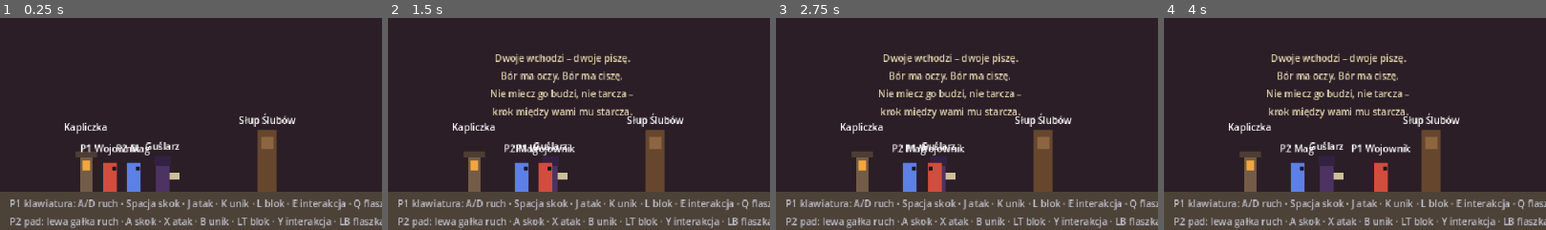
Above: before the commit, frames 1-4 (left to right).
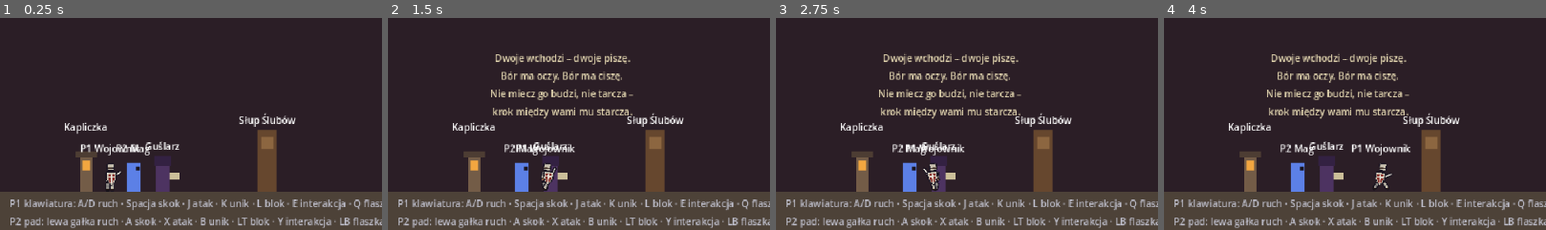
Above: after the commit, the same moments.

Repository: KrystianRodziewicz/KryLex
Game: Godot game, scene res://scenes/main.tscn
The game is run twice, just before and just after one commit, with the same random seed, the same clock (stepped at 60 frames per second) and the same inputs.
Inputs:
- Up to frame 1 (0.25 s): no input
- Up to frame 2 (1.5 s): hold D (kb_move_right) from 0.53 s (still down); tap J (kb_attack) at 0.6 s; tap L (kb_block) at 1.35 s
- Up to frame 3 (2.75 s): release D (kb_move_right) at 2.03 s; hold A (kb_move_left) from 2.03 s (still down); tap E (kb_interact) at 2.1 s
- Up to frame 4 (4 s): release A (kb_move_left) at 2.78 s; hold D (kb_move_right) from 2.78 s (still down); tap J (kb_attack) at 2.85 s; tap L (kb_block) at 3.6 s
The pictures show only the part of the screen within x 0-50%, y 50-100%; the shares and areas given below are measured in that part.

The runs differ from the first frame. In frame 1, 0.5% of the frame differs, in the area x 27-32%, y 68-82%; in frame 2, 0.6%, in the area x 39-45%, y 68-82%; in frame 3, 0.5%; in frame 4, 0.5%.

Commit message:
Add paper-doll knight rig for the Warrior
First real character art, as a trial of code-driven animation: the Warrior
is assembled from small pixel parts (helmet, breastplate with tabard, mail
arms, greaves, sword, kite shield) and animated with keyframes on joint
rotations in an AnimationPlayer built in code.

- tools/art/make_warrior_parts.py generates the part PNGs from ASCII maps
  with a shared palette (no image library needed); assets/sprites/warrior
- PlayerRig interface: the Player only asks for play(name, duration), so
  attack and dodge timing still come from PlayerStats; BlockRig keeps the
  graybox rectangles for the Mage
- WarriorRig: idle, run, jump, fall, attack, dodge, block, block_walk,
  hurt, knockdown, dead; sword blade continues the arm, shield stays
  vertical via counter-rotated hand, no restart of a running animation,
  short blends between poses, no blend after a full roll
- Warrior dodge slowed to a 0.45 s somersault in player_warrior.tres
- tools/anim_preview.tscn shows every animation in a grid for review

Co-Authored-By: Claude Fable 5.1 <noreply@anthropic.com>

Diff:
--- a/resources/balance/player_stats.gd
+++ b/resources/balance/player_stats.gd
@@ -10,6 +10,8 @@
 @export var color: Color = Color.WHITE
 ## Blok ma tylko klasa z tarczą (README, sekcja 4: "blok – tylko tarcza").
 @export var can_block: bool = true
+## Scena grafiki postaci (dziedziczy po PlayerRig). Pusta = prostokąty graybox.
+@export var rig_scene: PackedScene
 
 @export_group("Zdrowie")
 @export var max_hp: int = 100
--- a/resources/balance/player_warrior.tres
+++ b/resources/balance/player_warrior.tres
@@ -1,6 +1,7 @@
-[gd_resource type="Resource" script_class="PlayerStats" load_steps=2 format=3]
+[gd_resource type="Resource" script_class="PlayerStats" load_steps=3 format=3]
 
 [ext_resource type="Script" path="res://resources/balance/player_stats.gd" id="1"]
+[ext_resource type="PackedScene" path="res://scenes/player/rigs/warrior_rig.tscn" id="2"]
 
 [resource]
 script = ExtResource("1")
@@ -8,6 +9,7 @@
 label = "Wojownik"
 color = Color(0.82, 0.3, 0.24, 1)
 can_block = true
+rig_scene = ExtResource("2")
 max_hp = 120
 move_speed = 95.0
 acceleration = 1100.0
@@ -20,10 +22,10 @@
 coyote_time = 0.1
 jump_buffer = 0.12
 block_move_multiplier = 0.3
-dodge_speed = 210.0
-dodge_duration = 0.3
-dodge_iframes = 0.22
-dodge_cooldown = 0.5
+dodge_speed = 150.0
+dodge_duration = 0.45
+dodge_iframes = 0.32
+dodge_cooldown = 0.45
 attack_damage = 12
 attack_knockback = 140.0
 attack_startup = 0.1
--- a/scenes/player/player.gd
+++ b/scenes/player/player.gd
@@ -16,6 +16,9 @@
 signal flask_requested(player: Player)
 
 enum State { IDLE, RUN, AIR, ATTACK, DODGE, HURT, DEAD }
+
+## Grafika zastępcza, gdy klasa nie ma własnego rigu w PlayerStats.rig_scene.
+const BLOCK_RIG: PackedScene = preload("res://scenes/player/rigs/block_rig.tscn")
 
 @export var stats: PlayerStats
 @export var player_id: int = 1
@@ -38,6 +41,7 @@
 var _hurt_stun: float = 0.0
 var _bleed_tick: float = 0.0
 var _burn_tick: float = 0.0
+var _rig: PlayerRig = null
 var _coyote_left: float = 0.0
 var _jump_buffer_left: float = 0.0
 var _dodge_cooldown_left: float = 0.0
@@ -46,8 +50,6 @@
 
 @onready var input: PlayerInput = $PlayerInput as PlayerInput
 @onready var visual: Node2D = $Visual as Node2D
-@onready var body_rect: ColorRect = $Visual/Body as ColorRect
-@onready var shield_rect: ColorRect = $Visual/Shield as ColorRect
 @onready var name_label: Label = $NameLabel as Label
 @onready var hitbox: Hitbox = $Hitbox as Hitbox
 @onready var hitbox_shape: CollisionShape2D = $Hitbox/CollisionShape2D as CollisionShape2D
@@ -60,8 +62,11 @@
 	add_to_group(&"players")
 	input.profile = input_profile
 	hp = stats.max_hp
-	body_rect.color = stats.color
-	shield_rect.visible = false
+	var rig_scene: PackedScene = stats.rig_scene if stats.rig_scene != null else BLOCK_RIG
+	_rig = rig_scene.instantiate() as PlayerRig
+	assert(_rig != null, "rig_scene musi dziedziczyć po PlayerRig")
+	visual.add_child(_rig)
+	_rig.setup(stats)
 	name_label.text = "P%d %s" % [player_id, stats.label]
 	hurtbox.hit_received.connect(_on_hit_received)
 	health_changed.emit(hp, stats.max_hp)
@@ -331,27 +336,26 @@
 
 func _update_visual() -> void:
 	visual.scale.x = float(facing)
-	shield_rect.visible = blocking
 	match state:
 		State.DEAD:
-			visual.modulate = Color(0.4, 0.4, 0.4, 0.8)
-			visual.rotation = PI * 0.5
+			_rig.play(&"dead")
 		State.HURT:
 			# Powalenie kładzie postać; zwykłe trafienie tylko nią szarpie.
-			visual.rotation = PI * 0.5 * float(-facing) if _hurt_stun > stats.hurt_stun else 0.0
+			if _hurt_stun > stats.hurt_stun:
+				_rig.play(&"knockdown", _hurt_stun)
+			else:
+				_rig.play(&"hurt", _hurt_stun)
 		State.DODGE:
-			visual.modulate = Color(1.0, 1.0, 1.0, 0.5)
-			visual.rotation = 0.0
+			_rig.play(&"dodge", stats.dodge_duration)
 		State.ATTACK:
-			visual.modulate = Color(1.3, 1.3, 1.1)
-			visual.rotation = 0.0
+			_rig.play(&"attack", stats.attack_startup + stats.attack_active + stats.attack_recovery)
+		State.AIR:
+			_rig.play(&"jump" if velocity.y < 0.0 else &"fall")
+		State.RUN:
+			_rig.play(&"block_walk" if blocking else &"run")
 		_:
-			if visual.modulate.r >= 1.0 and visual.modulate.g >= 1.0 and visual.modulate.b >= 1.0:
-				visual.modulate = Color.WHITE
-			visual.rotation = 0.0
+			_rig.play(&"block" if blocking else &"idle")
 
 
 func _flash(color: Color) -> void:
-	visual.modulate = color
-	var tween: Tween = create_tween()
-	tween.tween_property(visual, ^"modulate", Color.WHITE, 0.15)
+	_rig.flash(color)
--- a/scenes/player/player.tscn
+++ b/scenes/player/player.tscn
@@ -27,27 +27,6 @@
 shape = SubResource("body_shape")
 
 [node name="Visual" type="Node2D" parent="."]
-
-[node name="Body" type="ColorRect" parent="Visual"]
-offset_left = -6.0
-offset_top = -12.0
-offset_right = 6.0
-offset_bottom = 12.0
-color = Color(1, 1, 1, 1)
-
-[node name="Eye" type="ColorRect" parent="Visual"]
-offset_left = 2.0
-offset_top = -9.0
-offset_right = 5.0
-offset_bottom = -6.0
-color = Color(0.1, 0.08, 0.12, 1)
-
-[node name="Shield" type="ColorRect" parent="Visual"]
-offset_left = 6.0
-offset_top = -11.0
-offset_right = 9.0
-offset_bottom = 9.0
-color = Color(0.85, 0.85, 0.7, 1)
 
 [node name="NameLabel" type="Label" parent="."]
 offset_left = -32.0
--- /dev/null
+++ b/scenes/player/rigs/block_rig.gd
@@ -0,0 +1,32 @@
+class_name BlockRig
+extends PlayerRig
+## Rig z prostokątów (graybox). Domyślny, dopóki klasa nie ma własnego rigu.
+
+var _anim: StringName = &""
+
+@onready var _body: ColorRect = $Body as ColorRect
+@onready var _shield: ColorRect = $Shield as ColorRect
+
+
+func setup(stats: PlayerStats) -> void:
+	_body.color = stats.color
+	_shield.visible = false
+
+
+func play(anim: StringName, _duration: float = -1.0) -> void:
+	if anim == _anim:
+		return
+	_anim = anim
+	_shield.visible = anim == &"block" or anim == &"block_walk"
+	rotation = 0.0
+	self_modulate = Color.WHITE
+	match anim:
+		&"dead":
+			rotation = PI * 0.5
+			self_modulate = Color(0.4, 0.4, 0.4, 0.8)
+		&"knockdown":
+			rotation = -PI * 0.5
+		&"dodge":
+			self_modulate = Color(1.0, 1.0, 1.0, 0.5)
+		&"attack":
+			self_modulate = Color(1.3, 1.3, 1.1)
--- /dev/null
+++ b/scenes/player/rigs/block_rig.tscn
@@ -0,0 +1,28 @@
+[gd_scene load_steps=2 format=3]
+
+[ext_resource type="Script" path="res://scenes/player/rigs/block_rig.gd" id="1"]
+
+[node name="BlockRig" type="Node2D"]
+script = ExtResource("1")
+
+[node name="Body" type="ColorRect" parent="."]
+offset_left = -6.0
+offset_top = -12.0
+offset_right = 6.0
+offset_bottom = 12.0
+color = Color(1, 1, 1, 1)
+
+[node name="Eye" type="ColorRect" parent="."]
+offset_left = 2.0
+offset_top = -9.0
+offset_right = 5.0
+offset_bottom = -6.0
+color = Color(0.1, 0.08, 0.12, 1)
+
+[node name="Shield" type="ColorRect" parent="."]
+visible = false
+offset_left = 6.0
+offset_top = -11.0
+offset_right = 9.0
+offset_bottom = 9.0
+color = Color(0.85, 0.85, 0.7, 1)
--- /dev/null
+++ b/scenes/player/rigs/player_rig.gd
@@ -0,0 +1,30 @@
+class_name PlayerRig
+extends Node2D
+## Wspólny interfejs grafiki postaci. [Player] mówi rigowi tylko, jaką
+## animację grać i jak długo ma trwać; nie wie, czy pod spodem są
+## prostokąty (BlockRig), części z AnimationPlayer (WarriorRig) czy
+## kiedyś arkusz klatek.
+##
+## Nazwy animacji: idle, run, jump, fall, attack, dodge, block, block_walk,
+## hurt, knockdown, dead.
+
+
+func setup(_stats: PlayerStats) -> void:
+	pass
+
+
+## Gra animację. [param duration] > 0 skaluje tempo tak, żeby animacja
+## trwała dokładnie tyle sekund (okno ataku z PlayerStats, nie odwrotnie).
+func play(_anim: StringName, _duration: float = -1.0) -> void:
+	pass
+
+
+## Gra animację od początku, nawet gdy właśnie trwa (podgląd, powtórzenie ciosu).
+func restart(anim: StringName, duration: float = -1.0) -> void:
+	play(anim, duration)
+
+
+func flash(color: Color) -> void:
+	modulate = color
+	var tween: Tween = create_tween()
+	tween.tween_property(self, ^"modulate", Color.WHITE, 0.15)
--- /dev/null
+++ b/scenes/player/rigs/warrior_rig.gd
@@ -0,0 +1,304 @@
+class_name WarriorRig
+extends PlayerRig
+## Wojownik z części: głowa, tułów, dwie ręce, dwie nogi, miecz i tarcza,
+## każda jako Sprite2D z assets/sprites/warrior. Animacje to klatki kluczowe
+## na obrotach i pozycjach przegubów, budowane tutaj w kodzie, więc poprawka
+## ruchu to zmiana jednej liczby.
+##
+## Hitboxy nie są kluczowane w animacji: o oknie ataku decyduje PlayerStats,
+## a [method play] dostaje czas trwania i dopasowuje do niego tempo.
+##
+## Dłonie mają własne obroty: miecz leży w dłoni klingą od barku (0 stopni =
+## klinga przedłuża rękę), a tarcza dostaje obrót przeciwny do ręki, więc
+## zawsze stoi w pionie, niezależnie od tego, co robi ramię.
+
+const BODY: String = "Body"
+const HEAD: String = "Body/Neck"
+const ARM_B: String = "Body/ShoulderBack"
+const ARM_F: String = "Body/ShoulderFront"
+const HAND_B: String = "Body/ShoulderBack/Hand"
+const HAND_F: String = "Body/ShoulderFront/Hand"
+const LEG_B: String = "LegBack"
+const LEG_F: String = "LegFront"
+
+## Spoczynkowy obrót dłoni z mieczem: klinga oparta o bark, nie w ziemi.
+const SWORD_REST: float = -150.0
+
+var _current: StringName = &""
+var _player: AnimationPlayer = null
+
+
+func _ready() -> void:
+	_player = AnimationPlayer.new()
+	_player.name = "AnimationPlayer"
+	add_child(_player)
+	var library: AnimationLibrary = AnimationLibrary.new()
+	library.add_animation(&"idle", _anim_idle())
+	library.add_animation(&"run", _anim_run())
+	library.add_animation(&"jump", _anim_jump())
+	library.add_animation(&"fall", _anim_fall())
+	library.add_animation(&"attack", _anim_attack())
+	library.add_animation(&"dodge", _anim_dodge())
+	library.add_animation(&"block", _anim_block(false))
+	library.add_animation(&"block_walk", _anim_block(true))
+	library.add_animation(&"hurt", _anim_hurt())
+	library.add_animation(&"knockdown", _anim_knockdown())
+	library.add_animation(&"dead", _anim_dead())
+	_player.add_animation_library(&"", library)
+	play(&"idle")
+
+
+func setup(_stats: PlayerStats) -> void:
+	pass
+
+
+## Ta sama animacja nie startuje od nowa (skok trzyma ostatnią pozę, aż
+## gracz zacznie spadać). Nowa animacja przenika z poprzedniej przez krótki
+## blend, więc przejścia bieg → skok → lot nie szarpią.
+func play(anim: StringName, duration: float = -1.0) -> void:
+	if anim == _current:
+		return
+	restart(anim, duration)
+
+
+func restart(anim: StringName, duration: float = -1.0) -> void:
+	if not _player.has_animation(anim):
+		anim = &"idle"
+	var blend: float = 0.03 if anim in [&"attack", &"hurt", &"knockdown", &"dead"] else 0.08
+	# Po pełnym obrocie (fikołek) tułów stoi na 360 stopniach; blend cofałby go
+	# do zera przez ćwierć obrotu w drugą stronę, więc wtedy bez przenikania.
+	if _current == &"dodge":
+		blend = 0.0
+	_current = anim
+	var speed: float = 1.0
+	if duration > 0.0:
+		var length: float = _player.get_animation(anim).length
+		speed = length / duration
+	_player.play(anim, blend, speed)
+
+
+## Nazwa bieżącej animacji (do podglądu i testów).
+func current_animation() -> StringName:
+	return _current
+
+
+# --- Budowanie animacji -------------------------------------------------------------
+
+
+## Jeden tor: ścieżka właściwości i lista par (czas, wartość).
+class Track:
+	extends RefCounted
+	var path: NodePath
+	var times: PackedFloat32Array
+	var values: Array
+	var discrete: bool
+
+	func _init(p_path: NodePath, p_times: PackedFloat32Array, p_values: Array,
+			p_discrete: bool = false) -> void:
+		path = p_path
+		times = p_times
+		values = p_values
+		discrete = p_discrete
+
+
+func _build(length: float, loop: bool, tracks: Array[Track]) -> Animation:
+	var anim: Animation = Animation.new()
+	anim.length = length
+	anim.loop_mode = Animation.LOOP_LINEAR if loop else Animation.LOOP_NONE
+	for track: Track in tracks:
+		var idx: int = anim.add_track(Animation.TYPE_VALUE)
+		anim.track_set_path(idx, track.path)
+		anim.track_set_interpolation_type(idx, Animation.INTERPOLATION_LINEAR)
+		anim.value_track_set_update_mode(idx,
+			Animation.UPDATE_DISCRETE if track.discrete else Animation.UPDATE_CONTINUOUS)
+		for i: int in track.times.size():
+			anim.track_insert_key(idx, track.times[i], track.values[i])
+	return anim
+
+
+func _rot(path: String, times: PackedFloat32Array, degrees: PackedFloat32Array) -> Track:
+	var values: Array = []
+	for d: float in degrees:
+		values.append(deg_to_rad(d))
+	return Track.new(NodePath(path + ":rotation"), times, values)
+
+
+func _pos(path: String, times: PackedFloat32Array, points: Array[Vector2], discrete: bool = true) -> Track:
+	var values: Array = []
+	for p: Vector2 in points:
+		values.append(p)
+	return Track.new(NodePath(path + ":position"), times, values, discrete)
+
+
+## Tylna ręka z tarczą: ramię obraca się, a dłoń dostaje obrót przeciwny
+## (plus [param tilt]), więc tarcza zostaje w pionie.
+func _shield_arm(times: PackedFloat32Array, arm_degrees: PackedFloat32Array, tilt: float = 0.0) -> Array[Track]:
+	var hand: PackedFloat32Array = PackedFloat32Array()
+	for d: float in arm_degrees:
+		hand.append(-d + tilt)
+	return [_rot(ARM_B, times, arm_degrees), _rot(HAND_B, times, hand)]
+
+
+## Przednia ręka z mieczem: ramię i osobny obrót dłoni (0 = klinga przedłuża rękę).
+func _sword_arm(times: PackedFloat32Array, arm_degrees: PackedFloat32Array,
+		hand_degrees: PackedFloat32Array) -> Array[Track]:
+	return [_rot(ARM_F, times, arm_degrees), _rot(HAND_F, times, hand_degrees)]
+
+
+func _anim_idle() -> Animation:
+	# Spokojny oddech: tułów opada o piksel raz na 1,6 s, ręce ledwo drgają.
+	# Miecz oparty o bark, tarcza wisi z przodu przy biodrze.
+	var t: PackedFloat32Array = [0.0, 0.8, 1.6]
+	var tracks: Array[Track] = [
+		_pos(BODY, t, [Vector2(0, 0), Vector2(0, 1), Vector2(0, 0)]),
+		_rot(LEG_B, [0.0], [0.0]),
+		_rot(LEG_F, [0.0], [0.0]),
+		_rot(HEAD, [0.0], [0.0]),
+		_rot(BODY, [0.0], [0.0]),
+	]
+	tracks.append_array(_sword_arm(t, [22.0, 19.0, 22.0], [SWORD_REST, SWORD_REST - 3.0, SWORD_REST]))
+	tracks.append_array(_shield_arm(t, [-28.0, -25.0, -28.0]))
+	return _build(1.6, true, tracks)
+
+
+func _anim_run() -> Animation:
+	# Nogi na przemian, ręce w przeciwfazie, tułów podskakuje dwa razy na cykl.
+	var t: PackedFloat32Array = [0.0, 0.15, 0.3, 0.45, 0.6]
+	var tracks: Array[Track] = [
+		_rot(LEG_F, t, [35.0, 0.0, -35.0, 0.0, 35.0]),
+		_rot(LEG_B, t, [-35.0, 0.0, 35.0, 0.0, -35.0]),
+		_pos(BODY, t, [Vector2(0, 0), Vector2(0, -1), Vector2(0, 0), Vector2(0, -1), Vector2(0, 0)]),
+		_rot(BODY, [0.0], [6.0]),
+		_rot(HEAD, [0.0], [0.0]),
+	]
+	tracks.append_array(_sword_arm(t, [-20.0, 5.0, 30.0, 5.0, -20.0],
+		[SWORD_REST, SWORD_REST, SWORD_REST, SWORD_REST, SWORD_REST]))
+	tracks.append_array(_shield_arm(t, [-45.0, -25.0, -5.0, -25.0, -45.0]))
+	return _build(0.6, true, tracks)
+
+
+func _anim_jump() -> Animation:
+	# Odbicie: nogi podciągają się, ręce idą w górę; poza trzyma się do szczytu lotu.
+	var t: PackedFloat32Array = [0.0, 0.25, 0.5]
+	var tracks: Array[Track] = [
+		_rot(LEG_F, [0.0, 0.2, 0.5], [10.0, 30.0, 25.0]),
+		_rot(LEG_B, [0.0, 0.2, 0.5], [-10.0, -35.0, -30.0]),
+		_pos(BODY, [0.0], [Vector2(0, 0)]),
+		_rot(BODY, [0.0, 0.25], [0.0, -5.0]),
+		_rot(HEAD, [0.0], [0.0]),
+	]
+	tracks.append_array(_sword_arm(t, [-20.0, -70.0, -80.0], [SWORD_REST, -120.0, -110.0]))
+	tracks.append_array(_shield_arm(t, [-50.0, -95.0, -105.0]))
+	return _build(0.5, false, tracks)
+
+
+func _anim_fall() -> Animation:
+	# Zaczyna z pozy skoku i powoli rozkłada ręce do lądowania.
+	var t: PackedFloat32Array = [0.0, 0.5]
+	var tracks: Array[Track] = [
+		_rot(LEG_F, t, [25.0, 15.0]),
+		_rot(LEG_B, t, [-30.0, -15.0]),
+		_pos(BODY, [0.0], [Vector2(0, 0)]),
+		_rot(BODY, t, [-5.0, 6.0]),
+		_rot(HEAD, [0.0], [0.0]),
+	]
+	tracks.append_array(_sword_arm(t, [-80.0, -110.0], [-110.0, -100.0]))
+	tracks.append_array(_shield_arm(t, [-105.0, -125.0]))
+	return _build(0.5, false, tracks)
+
+
+func _anim_attack() -> Animation:
+	# 0,42 s jak w player_warrior.tres: zamach nad głowę (zapowiedź), cięcie
+	# klingą do przodu, powrót. Dłoń prostuje miecz w linię ręki w zamachu
+	# i lekko go kładzie przy cięciu, żeby ostrze szło poziomo.
+	var t: PackedFloat32Array = [0.0, 0.1, 0.17, 0.2, 0.42]
+	var tracks: Array[Track] = [
+		_rot(BODY, [0.0, 0.1, 0.2, 0.42], [0.0, -10.0, 14.0, 0.0]),
+		_pos(BODY, [0.0, 0.1, 0.2, 0.42], [Vector2(0, 0), Vector2(-1, 0), Vector2(2, 0), Vector2(0, 0)]),
+		_rot(LEG_F, [0.0, 0.2, 0.42], [0.0, 20.0, 0.0]),
+		_rot(LEG_B, [0.0, 0.2, 0.42], [0.0, -15.0, 0.0]),
+		_rot(HEAD, [0.0, 0.2, 0.42], [0.0, 8.0, 0.0]),
+	]
+	tracks.append_array(_sword_arm(t, [22.0, -165.0, 60.0, 75.0, 22.0],
+		[SWORD_REST, 0.0, -30.0, -40.0, SWORD_REST]))
+	tracks.append_array(_shield_arm([0.0, 0.1, 0.2, 0.42], [-28.0, 15.0, -60.0, -28.0]))
+	return _build(0.42, false, tracks)
+
+
+func _anim_dodge() -> Animation:
+	# Fikołek: przysiad, obrót o 360 stopni z rozpędem w środku, wstanie.
+	# Czas trwania narzuca PlayerStats.dodge_duration (0,45 s u Wojownika).
+	var t: PackedFloat32Array = [0.0, 0.1, 0.45]
+	var tracks: Array[Track] = [
+		_rot(BODY, [0.0, 0.08, 0.3, 0.45], [0.0, 40.0, 300.0, 360.0]),
+		_pos(BODY, [0.0, 0.1, 0.3, 0.45], [Vector2(0, 2), Vector2(0, 6), Vector2(0, 6), Vector2(0, 0)]),
+		_rot(LEG_F, [0.0, 0.1, 0.4, 0.45], [20.0, 70.0, 70.0, 0.0]),
+		_rot(LEG_B, [0.0, 0.1, 0.4, 0.45], [-20.0, -70.0, -70.0, 0.0]),
+		_rot(HEAD, t, [0.0, 20.0, 0.0]),
+	]
+	tracks.append_array(_sword_arm(t, [-20.0, -60.0, 22.0], [SWORD_REST, -100.0, SWORD_REST]))
+	# W fikołku tarcza przylega do ciała, więc obraca się razem z nim (tilt = obrót ręki).
+	tracks.append_array([_rot(ARM_B, t, [-40.0, -90.0, -28.0]), _rot(HAND_B, t, [40.0, 90.0, 28.0])])
+	return _build(0.45, false, tracks)
+
+
+func _anim_block(walking: bool) -> Animation:
+	# Tarcza z tylnej ręki idzie do przodu i w górę, w pionie; lekki przysiad.
+	var tracks: Array[Track] = [
+		_rot(BODY, [0.0], [8.0]),
+		_pos(BODY, [0.0], [Vector2(0, 1)]),
+		_rot(HEAD, [0.0], [0.0]),
+	]
+	tracks.append_array(_sword_arm([0.0], [35.0], [SWORD_REST]))
+	tracks.append_array(_shield_arm([0.0], [-100.0], -8.0))
+	if walking:
+		var t: PackedFloat32Array = [0.0, 0.25, 0.5, 0.75, 1.0]
+		tracks.append(_rot(LEG_F, t, [15.0, 0.0, -15.0, 0.0, 15.0]))
+		tracks.append(_rot(LEG_B, t, [-15.0, 0.0, 15.0, 0.0, -15.0]))
+	else:
+		tracks.append(_rot(LEG_F, [0.0], [12.0]))
+		tracks.append(_rot(LEG_B, [0.0], [-12.0]))
+	return _build(1.0, true, tracks)
+
+
+func _anim_hurt() -> Animation:
+	var t: PackedFloat32Array = [0.0, 0.08, 0.25]
+	var tracks: Array[Track] = [
+		_rot(BODY, t, [0.0, -22.0, 0.0]),
+		_pos(BODY, t, [Vector2(0, 0), Vector2(-2, 0), Vector2(0, 0)]),
+		_rot(HEAD, t, [0.0, -15.0, 0.0]),
+		_rot(LEG_F, [0.0], [0.0]),
+		_rot(LEG_B, [0.0], [0.0]),
+	]
+	tracks.append_array(_sword_arm(t, [22.0, -60.0, 22.0], [SWORD_REST, -120.0, SWORD_REST]))
+	tracks.append_array(_shield_arm(t, [-28.0, 40.0, -28.0]))
+	return _build(0.25, false, tracks)
+
+
+func _anim_knockdown() -> Animation:
+	# Pada na plecy i leży do końca ogłuszenia.
+	var t: PackedFloat32Array = [0.0, 0.15]
+	var tracks: Array[Track] = [
+		_rot(BODY, [0.0, 0.15, 0.7], [-20.0, -80.0, -80.0]),
+		_pos(BODY, t, [Vector2(0, 0), Vector2(-4, 6)]),
+		_rot(LEG_F, t, [20.0, -60.0]),
+		_rot(LEG_B, t, [-10.0, -70.0]),
+		_rot(HEAD, t, [-10.0, -20.0]),
+	]
+	tracks.append_array(_sword_arm(t, [-60.0, -110.0], [-120.0, -60.0]))
+	tracks.append_array([_rot(ARM_B, t, [60.0, 100.0]), _rot(HAND_B, t, [-40.0, -20.0])])
+	return _build(0.7, false, tracks)
+
+
+func _anim_dead() -> Animation:
+	var t: PackedFloat32Array = [0.0, 0.3]
+	var tracks: Array[Track] = [
+		_rot(BODY, [0.0, 0.3, 0.6], [-20.0, -90.0, -90.0]),
+		_pos(BODY, t, [Vector2(0, 0), Vector2(-5, 7)]),
+		_rot(LEG_F, t, [10.0, -80.0]),
+		_rot(LEG_B, t, [-10.0, -85.0]),
+		_rot(HEAD, t, [-10.0, -30.0]),
+	]
+	tracks.append_array(_sword_arm(t, [-40.0, -100.0], [-120.0, -30.0]))
+	tracks.append_array([_rot(ARM_B, t, [40.0, 95.0]), _rot(HAND_B, t, [-30.0, -5.0])])
+	return _build(0.6, false, tracks)
--- /dev/null
+++ b/scenes/player/rigs/warrior_rig.tscn
@@ -0,0 +1,79 @@
+[gd_scene load_steps=8 format=3]
+
+[ext_resource type="Script" path="res://scenes/player/rigs/warrior_rig.gd" id="1"]
+[ext_resource type="Texture2D" path="res://assets/sprites/warrior/head.png" id="2"]
+[ext_resource type="Texture2D" path="res://assets/sprites/warrior/torso.png" id="3"]
+[ext_resource type="Texture2D" path="res://assets/sprites/warrior/arm.png" id="4"]
+[ext_resource type="Texture2D" path="res://assets/sprites/warrior/leg.png" id="5"]
+[ext_resource type="Texture2D" path="res://assets/sprites/warrior/sword.png" id="6"]
+[ext_resource type="Texture2D" path="res://assets/sprites/warrior/shield.png" id="7"]
+
+[node name="WarriorRig" type="Node2D"]
+script = ExtResource("1")
+
+[node name="LegBack" type="Node2D" parent="."]
+position = Vector2(-2, 4)
+
+[node name="Sprite" type="Sprite2D" parent="LegBack"]
+modulate = Color(0.75, 0.75, 0.8, 1)
+texture = ExtResource("5")
+centered = false
+offset = Vector2(-2, 0)
+
+[node name="Body" type="Node2D" parent="."]
+
+[node name="ShoulderBack" type="Node2D" parent="Body"]
+position = Vector2(-2, -4)
+
+[node name="Sprite" type="Sprite2D" parent="Body/ShoulderBack"]
+modulate = Color(0.75, 0.75, 0.8, 1)
+texture = ExtResource("4")
+centered = false
+offset = Vector2(-2, 0)
+
+[node name="Hand" type="Node2D" parent="Body/ShoulderBack"]
+position = Vector2(0, 6)
+
+[node name="Shield" type="Sprite2D" parent="Body/ShoulderBack/Hand"]
+z_index = 1
+texture = ExtResource("7")
+centered = false
+offset = Vector2(-4, -6)
+
+[node name="Torso" type="Sprite2D" parent="Body"]
+texture = ExtResource("3")
+centered = false
+offset = Vector2(-4, -5)
+
+[node name="Neck" type="Node2D" parent="Body"]
+position = Vector2(0, -5)
+
+[node name="Head" type="Sprite2D" parent="Body/Neck"]
+texture = ExtResource("2")
+centered = false
+offset = Vector2(-3, -7)
+
+[node name="ShoulderFront" type="Node2D" parent="Body"]
+position = Vector2(2, -4)
+
+[node name="Sprite" type="Sprite2D" parent="Body/ShoulderFront"]
+texture = ExtResource("4")
+centered = false
+offset = Vector2(-2, 0)
+
+[node name="Hand" type="Node2D" parent="Body/ShoulderFront"]
+position = Vector2(0, 6)
+
+[node name="Sword" type="Sprite2D" parent="Body/ShoulderFront/Hand"]
+rotation = 3.14159
+texture = ExtResource("6")
+centered = false
+offset = Vector2(-2, -12)
+
+[node name="LegFront" type="Node2D" parent="."]
+position = Vector2(2, 4)
+
+[node name="Sprite" type="Sprite2D" parent="LegFront"]
+texture = ExtResource("5")
+centered = false
+offset = Vector2(-2, 0)
--- /dev/null
+++ b/tools/anim_preview.gd
@@ -0,0 +1,55 @@
+extends Node2D
+## Podgląd animacji rigu: siatka kopii rigu, każda gra inną animację,
+## kamera z przybliżeniem. Do oceny ruchu bez wchodzenia do gry:
+##   godot --path . res://tools/anim_preview.tscn
+## albo klatki do obejrzenia:
+##   godot --path . res://tools/anim_preview.tscn --write-movie out/f.png --fixed-fps 10 --quit-after 30
+
+const RIG_SCENE: PackedScene = preload("res://scenes/player/rigs/warrior_rig.tscn")
+const ANIMS: Array[StringName] = [
+	&"idle", &"run", &"jump", &"fall", &"attack", &"dodge",
+	&"block", &"block_walk", &"hurt", &"knockdown", &"dead",
+]
+const COLUMNS: int = 6
+const CELL: Vector2 = Vector2(56, 64)
+## Animacje bez pętli startują od nowa co tyle sekund.
+const RESTART_EVERY: float = 1.2
+
+var _rigs: Array[WarriorRig] = []
+var _restart_left: float = RESTART_EVERY
+
+
+func _ready() -> void:
+	for i: int in ANIMS.size():
+		var cell: Vector2 = Vector2(float(i % COLUMNS), float(i / COLUMNS)) * CELL + Vector2(28, 36)
+		var rig: WarriorRig = RIG_SCENE.instantiate() as WarriorRig
+		rig.position = cell
+		add_child(rig)
+		rig.play(ANIMS[i])
+		_rigs.append(rig)
+		var label: Label = Label.new()
+		label.text = String(ANIMS[i])
+		label.add_theme_font_size_override(&"font_size", 6)
+		label.position = cell + Vector2(-28, 16)
+		label.size = Vector2(56, 10)
+		label.horizontal_alignment = HORIZONTAL_ALIGNMENT_CENTER
+		add_child(label)
+		var floor_line: ColorRect = ColorRect.new()
+		floor_line.position = cell + Vector2(-24, 12)
+		floor_line.size = Vector2(48, 1)
+		floor_line.color = Color(0.4, 0.4, 0.45, 1)
+		add_child(floor_line)
+	# Przy zoom 2 kadr ma 320x180 px, więc mieści 6 kolumn po 56 px i dwa rzędy.
+	var camera: Camera2D = Camera2D.new()
+	camera.zoom = Vector2(2.0, 2.0)
+	camera.position = Vector2(COLUMNS * CELL.x * 0.5, CELL.y + 4)
+	add_child(camera)
+
+
+func _process(delta: float) -> void:
+	_restart_left -= delta
+	if _restart_left > 0.0:
+		return
+	_restart_left = RESTART_EVERY
+	for i: int in _rigs.size():
+		_rigs[i].restart(ANIMS[i])
--- /dev/null
+++ b/tools/anim_preview.tscn
@@ -0,0 +1,13 @@
+[gd_scene load_steps=2 format=3]
+
+[ext_resource type="Script" path="res://tools/anim_preview.gd" id="1"]
+
+[node name="AnimPreview" type="Node2D"]
+script = ExtResource("1")
+
+[node name="Background" type="ColorRect" parent="."]
+offset_left = -200.0
+offset_top = -200.0
+offset_right = 800.0
+offset_bottom = 500.0
+color = Color(0.12, 0.1, 0.13, 1)
Binary file added: assets/sprites/warrior/arm.png
Not shown, added: assets/sprites/warrior/arm.png.import
Binary file added: assets/sprites/warrior/head.png
Not shown, added: assets/sprites/warrior/head.png.import
Binary file added: assets/sprites/warrior/leg.png
Not shown, added: assets/sprites/warrior/leg.png.import
Binary file added: assets/sprites/warrior/shield.png
Not shown, added: assets/sprites/warrior/shield.png.import
Binary file added: assets/sprites/warrior/sword.png
Not shown, added: assets/sprites/warrior/sword.png.import
Binary file added: assets/sprites/warrior/torso.png
Not shown, added: assets/sprites/warrior/torso.png.import
(and 6 more such lines)
